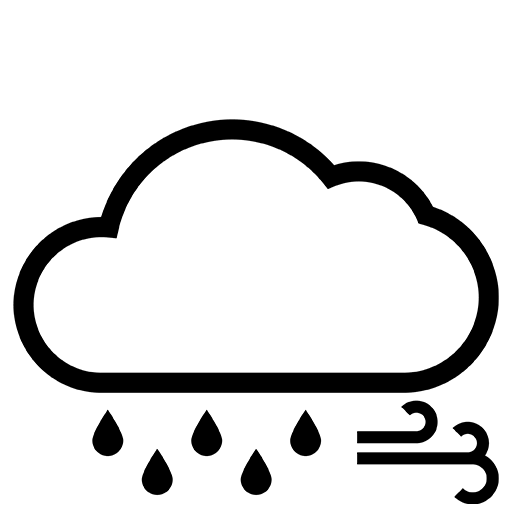
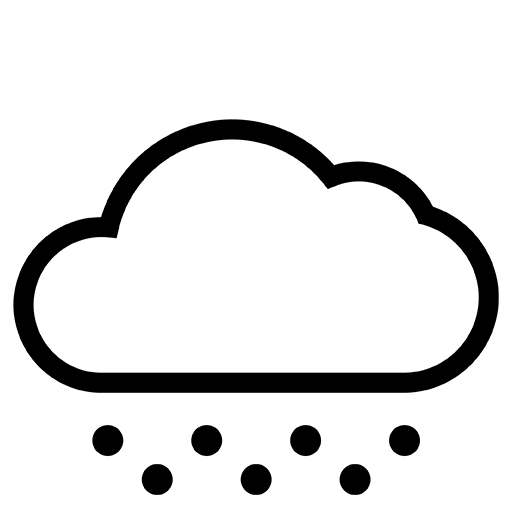
Before/after of a w=512, h=512 layered artwork. What changed in the layer stack:
added layer "6" above "5" over 13, 130, 499, 495
hid "2" over 13, 130, 499, 504
